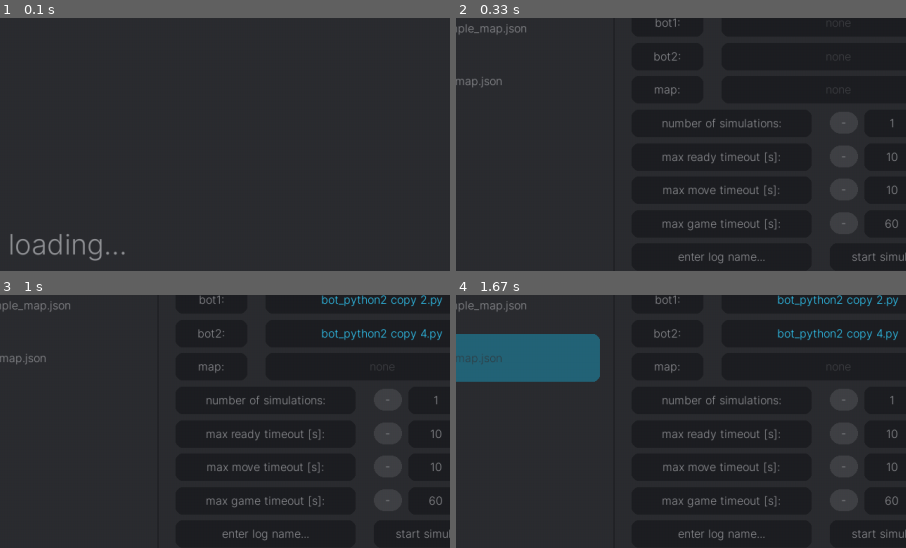
Above: before the commit, frames 1-4 (two rows, left to right).
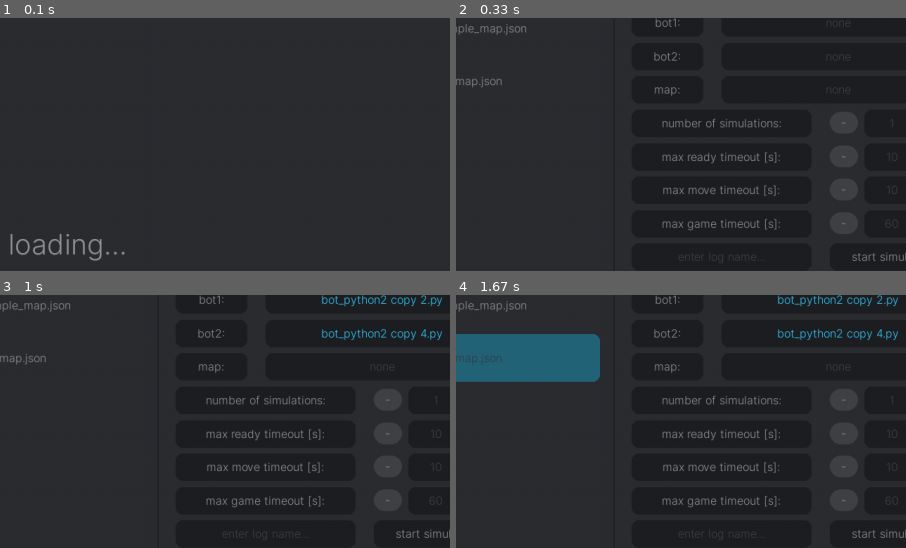
Above: after the commit, the same moments.

Repository: BartoszKruszewski/bot-arena
Game: pygame game, started from main.py
Same seed, same stepped clock (60 frames per second), same inputs: the game is played once before the commit and once after it.
Inputs (mouse positions are % of the whole screen's width and height, from its top left):
- Up to frame 1 (0.1 s): no input
- Up to frame 2 (0.33 s): no input
- Up to frame 3 (1 s): press the mouse at (26, 51) at 0.37 s; move the mouse to (43, 61) at 0.47 s; release the mouse at (60, 72) at 0.6 s; click (19, 73) at 0.72 s
- Up to frame 4 (1.67 s): click (52, 16) at 1.05 s; press the mouse at (52, 16) at 1.37 s; move the mouse to (64, 41) at 1.47 s; release the mouse at (76, 66) at 1.6 s
The pictures show only the part of the screen within x 42-92%, y 8-58%; the shares and areas given below are measured in that part.

Frame 1 is identical in both runs. In frame 2, 0.3% of the frame differs, in the area x 49-99%, y 39-97%; in frame 3, 0.3%; in frame 4, 0.3%.

Commit message:
Fix little bug

Diff:
--- a/packages/gui/gui_objects/radio_button.py
+++ b/packages/gui/gui_objects/radio_button.py
@@ -35,8 +35,6 @@
             self.properties['text_color'] = self.properties.get('edit_text_color', GUI_COLORS['background2'])
         else:
             self.properties['text_color'] = self.properties.get('main_text_color', GUI_COLORS['text'])
-
-    def render(self):
         if self.properties['blocked']:
             self.properties['background_color'] = \
                 self.properties.get('blocked_color', GUI_COLORS['blocked'])
@@ -48,4 +46,3 @@
                 self.standard_color, GUI_COLORS['button_hovered'], self.properties['hover_intense'])
             self.properties['text_color'] = color_blend(
                 GUI_COLORS['text'], self.standard_color, self.properties['hover_intense'])
-        return super().render()
Not shown, added: logs/cos/0-0.log
Not shown, added: logs/cos/1-0.log
Not shown, added: logs/cos/2-0.log
Not shown, added: logs/cos/3-0.log
Not shown, added: logs/cos/4-0.log
Not shown, added: logs/cos/5-0.log
Not shown, added: logs/cos/6-1.log
Not shown, added: logs/cos/7-0.log
Not shown, added: logs/cos/8-1.log
Not shown, added: logs/ente/0-0.log
Not shown, removed: logs/ente/0-1.log
